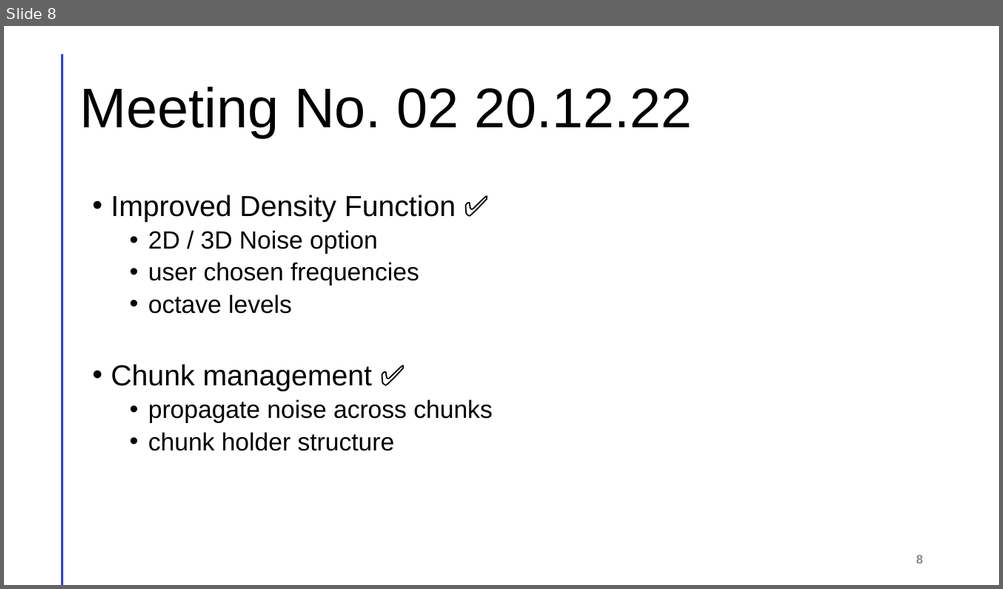
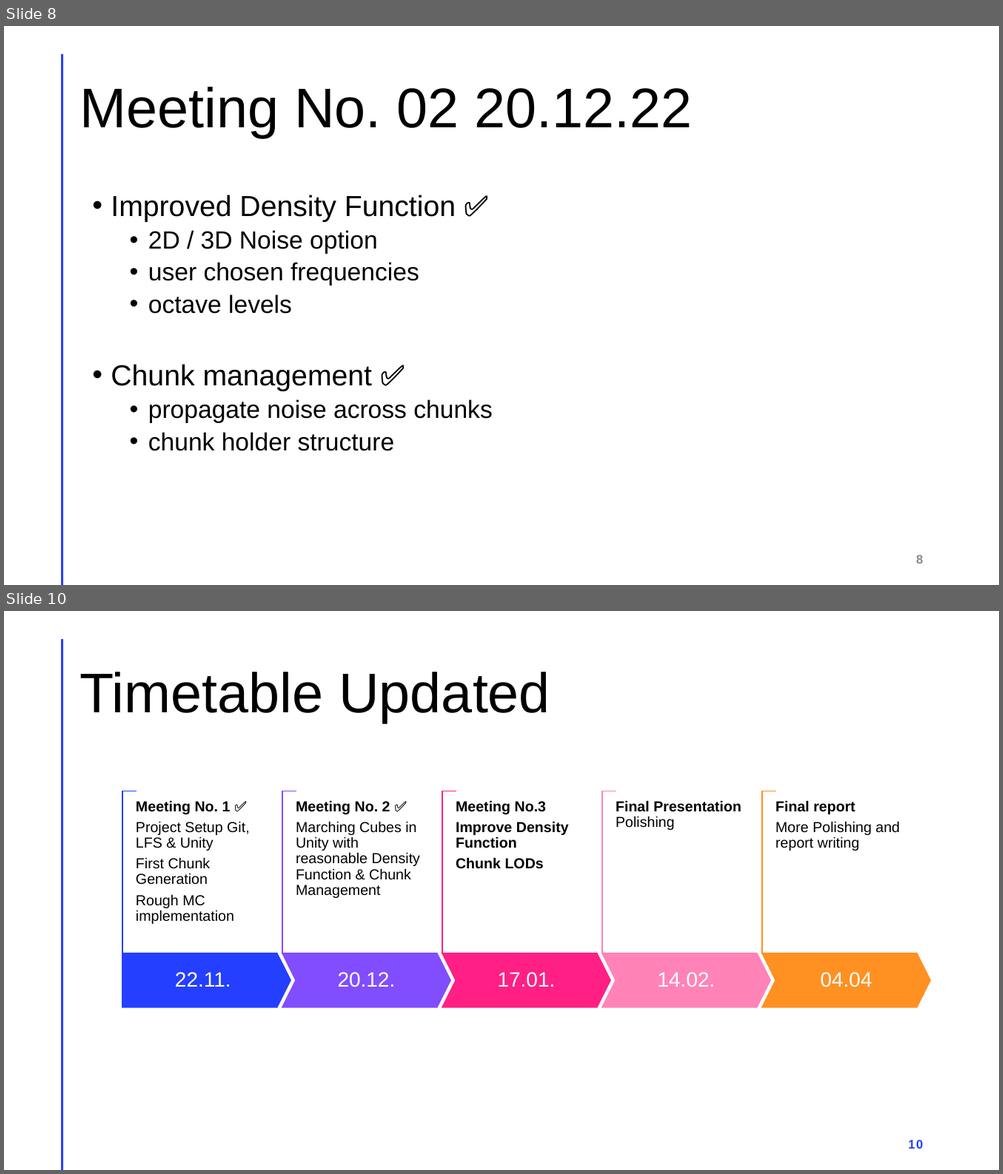
Before and after one commit to je-lehmann/cg_terrain_generator, a slide deck: Computergrafik Praktikum.pptx. Shown one above the other, each under a label of ours: slide 8 before the commit, slides 8 and 10 after it; the slides between them are not shown. The pictures are 1003x589 and 1003x1174 pixels, drawn with LibreOffice and Linux fonts; fonts in the diff are those of the drawing. Boxes give left, top, right and bottom in pixels: in the first picture for what was removed or moved away, otherwise in the second. Text is boxed around its words. In the diff, an @@ line names an element or a change of style, - is before the commit and + after.

```diff
--- a/Computergrafik Praktikum.pptx
+++ b/Computergrafik Praktikum.pptx
@@ slide 10 added at box(4, 611, 999, 1170), background #FFFFFF; not listed: 1 template element that a slide beside it also shows @@
@@ title added at box(79, 672, 550, 723), 54 pt, text #000000 @@
+Timetable Updated
@@ group added at box(122, 791, 930, 1007): 10 texts, 5 corners, 4 chevrons, 1 pentagon arrow @@
+22.11.
+Meeting No. 1 ✅
+Project Setup Git, LFS & Unity
+First Chunk Generation
+Rough MC implementation
+20.12.
+Meeting No. 2 ✅
+Marching Cubes in Unity with reasonable Density Function & Chunk Management
+17.01.
+Meeting No.3
+Improve Density Function
+Chunk LODs
+14.02.
+Final Presentation
+Polishing
+04.04
+Final report
+More Polishing and report writing
@@ page number added at box(908, 1140, 922, 1149), 12 pt, text #243FFF, bold @@
+10
```
Also in this commit, not shown: 2 slides changed.
